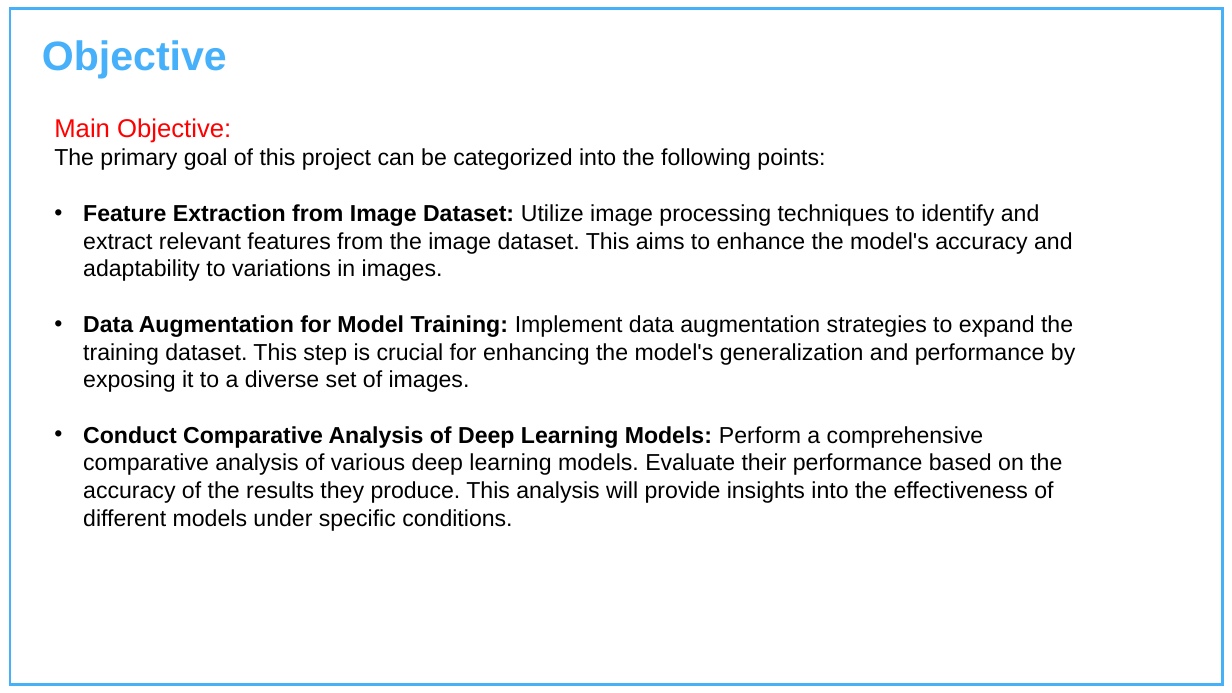
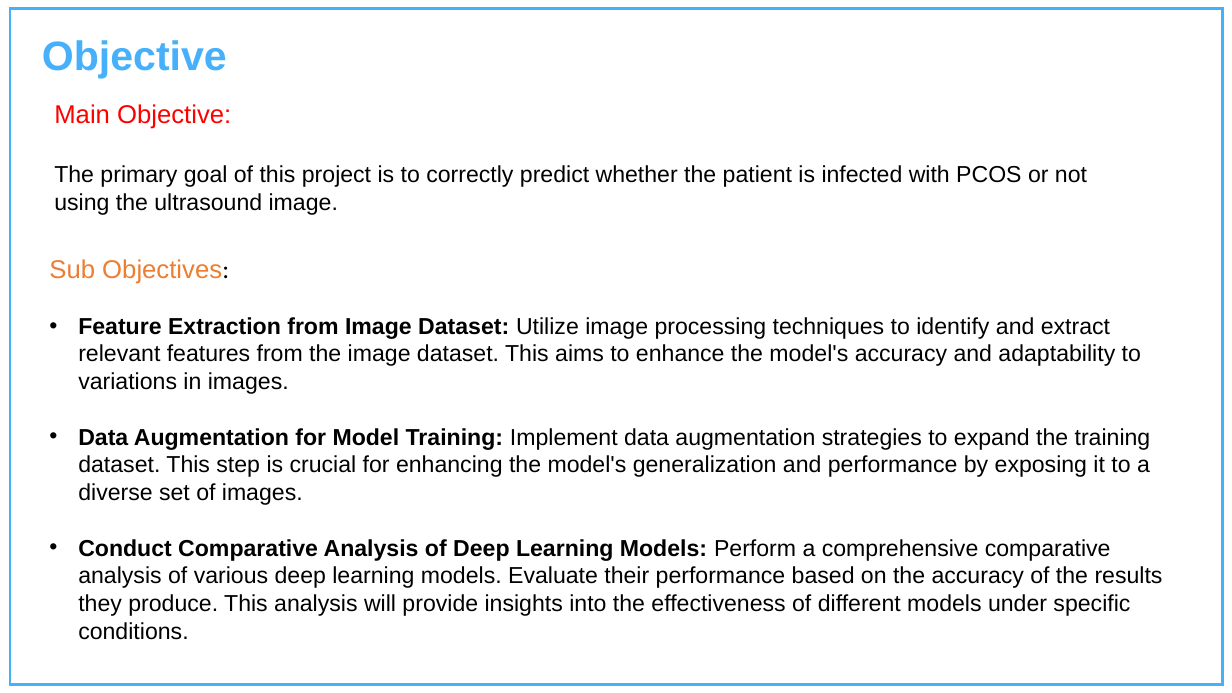
Before and after one commit to Charu-2718/PCause, a slide deck: slide 11 of Presentation.pptx (slide 10 before the commit). Drawn at 1232x693 pixels with LibreOffice and Linux fonts; fonts in the diff are those of the drawing; background and template pictures are left out. Boxes give left, top, right and bottom in pixels: in the first picture for what was removed or moved away, otherwise in the second. Text is boxed around its words. In the diff, an @@ line names an element or a change of style, - is before the commit and + after.

```diff
--- a/Presentation.pptx
+++ b/Presentation.pptx
@@ text added at (x1=54, y1=104, x2=1087, y2=215), 18 pt, text #000000 @@
+Main Objective:
+The primary goal of this project is to correctly predict whether the patient is infected with PCOS or not using the ultrasound image.
@@ text "Sub Objectives:" moved from (x1=54, y1=118, x2=1075, y2=531) to (x1=49, y1=259, x2=1163, y2=640) @@
@@ text at (x1=49, y1=259, x2=229, y2=284): text changed; size 18 to 20 pt; text colour #000000 to #ED7D31 @@
-Main Objective:
-The primary goal of this project can be categorized into the following points:
+Sub Objectives:
```
Also in this commit, not shown: 1 other slide changed, 3 slides added, 1 other file.
